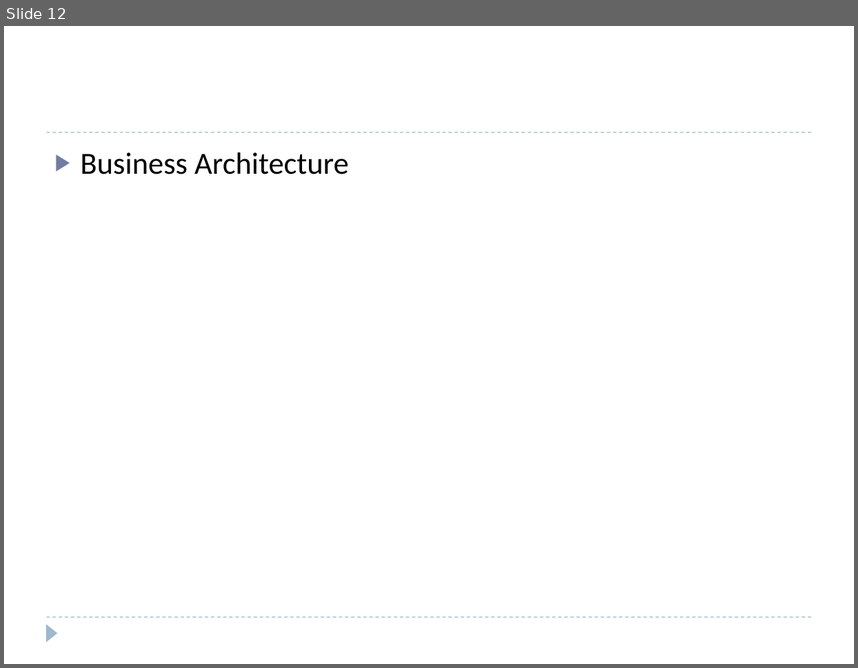
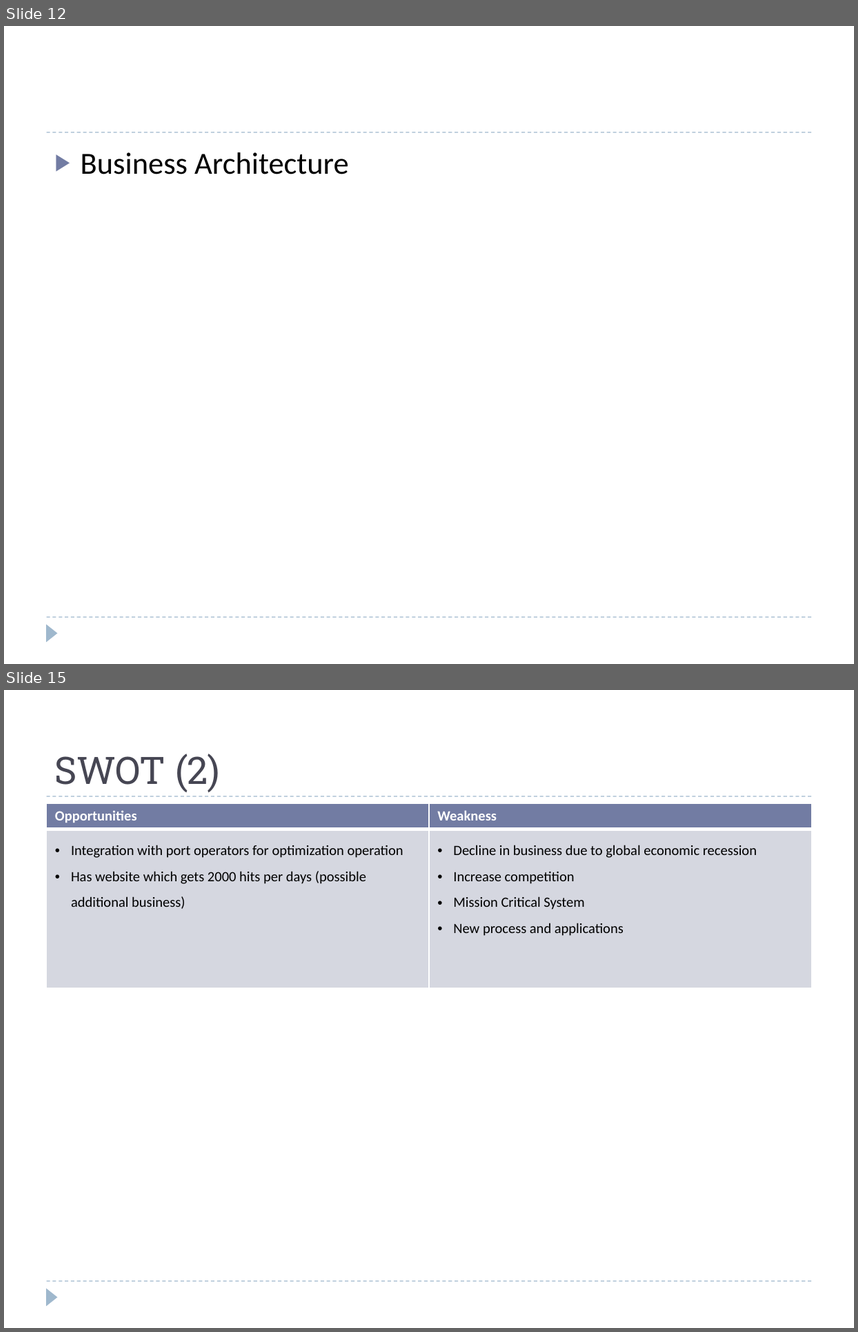
Before and after one commit to windieccf/t1-shipping, a slide deck: Enterprise Architech Presentation.pptx. Shown one above the other, each under a label of ours: slide 12 before the commit, slides 12 and 15 after it; the slides between them are not shown. The pictures are 858x668 and 858x1332 pixels, drawn with LibreOffice and Linux fonts; fonts in the diff are those of the drawing. Boxes give left, top, right and bottom in pixels: in the first picture for what was removed or moved away, otherwise in the second. Text is boxed around its words. In the diff, an @@ line names an element or a change of style, - is before the commit and + after.

```diff
--- a/Enterprise Architech Presentation.pptx
+++ b/Enterprise Architech Presentation.pptx
@@ slide 15 added at [4, 690, 854, 1328], background #FFFFFF; not listed: 3 template elements that a slide beside it also shows @@
@@ title added at [55, 753, 220, 792], 32 pt, text #464653 @@
+SWOT (2)
@@ table added at [47, 803, 811, 987], 2 rows, 2 columns @@
+Opportunities | Weakness
+Integration with port operators for optimization operation / Has website which gets 2000 hits per days (possible additional business) | Decline in business due to global economic recession / Increase competition / Mission Critical System / New process and applications
```
Also in this commit, not shown: 5 slides changed, 16 other slides added.
